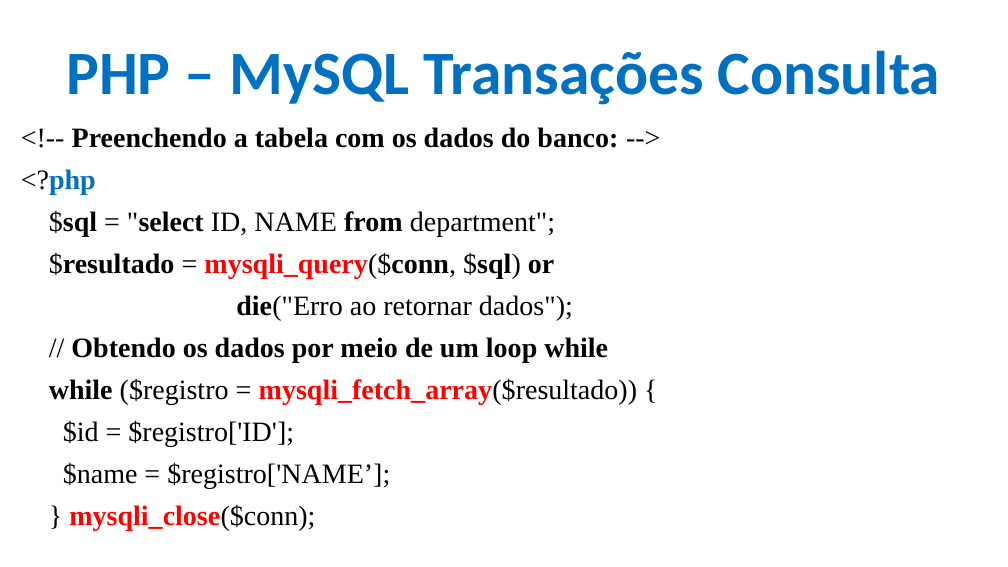
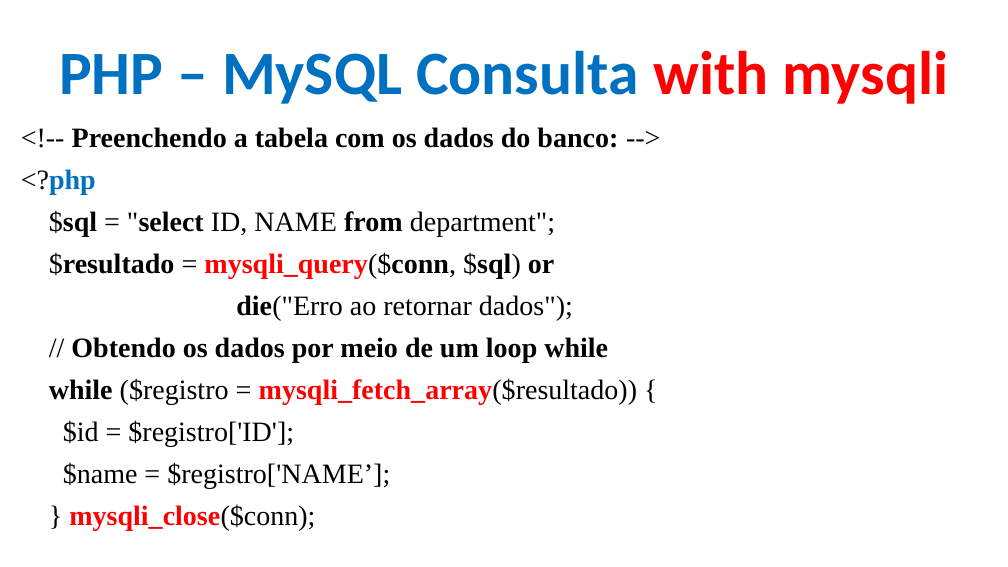
Before and after one commit to CloudEducationBrazil/WydenDesenvolvimentoWebPHP, a slide deck: slide 60 of 01 Classes/Aula 12 e 13 Desenvolvimento Web PHP - PHP.pptx (slide 59 before the commit). Drawn at 1008x567 pixels with LibreOffice and Linux fonts; fonts in the diff are those of the drawing; background and template pictures are left out. Boxes give left, top, right and bottom in pixels: in the first picture for what was removed or moved away, otherwise in the second. Text is boxed around its words. In the diff, an @@ line names an element or a change of style, - is before the commit and + after.

```diff
--- a/01 Classes/Aula 12 e 13 Desenvolvimento Web PHP - PHP.pptx
+++ b/01 Classes/Aula 12 e 13 Desenvolvimento Web PHP - PHP.pptx
@@ title at (x1=59, y1=50, x2=949, y2=104): text changed @@
-PHP – MySQL Transações Consulta
+PHP – MySQL Consulta with mysqli
```
Also in this commit, not shown: 6 other slides changed, 3 slides added.
